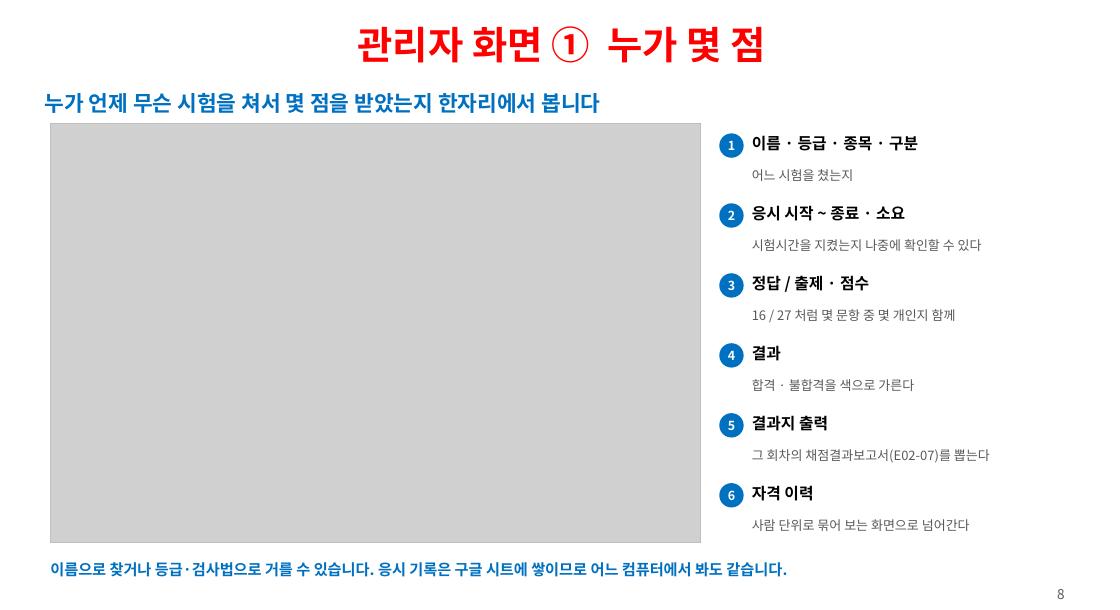
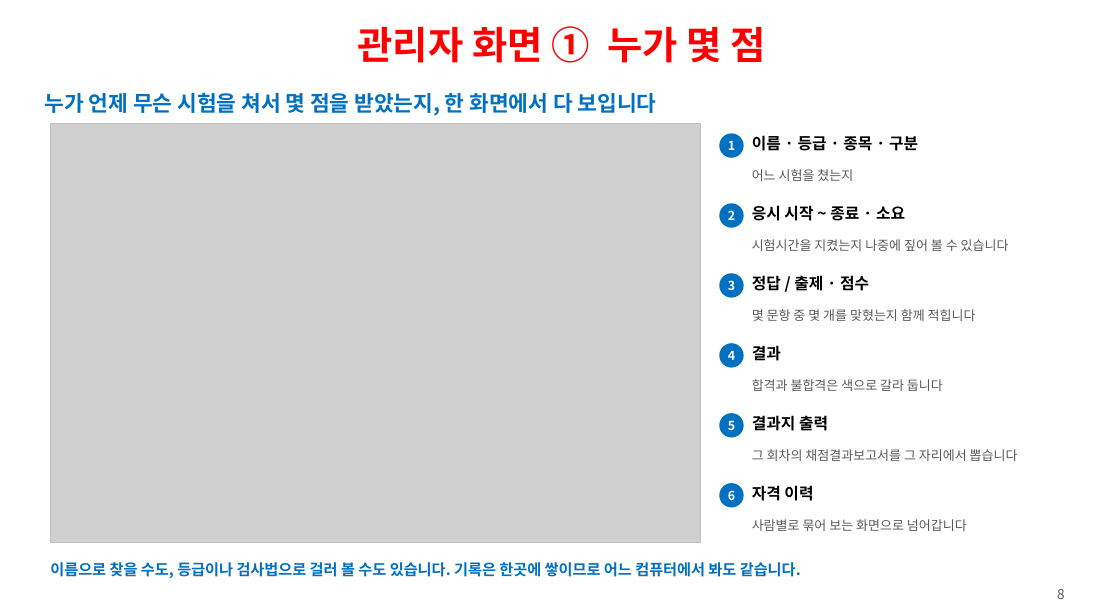
Before and after one commit to ys1277-sys/HIENDT-CBT, a slide deck: slide 8 of docs/발표자료-CBT-2026-08.pptx. Drawn at 1120x610 pixels with LibreOffice and Linux fonts; fonts in the diff are those of the drawing; grey boxes stand for pictures. Boxes give left, top, right and bottom in pixels: in the first picture for what was removed or moved away, otherwise in the second. Text is boxed around its words. In the diff, an @@ line names an element or a change of style, - is before the commit and + after.

```diff
--- a/docs/발표자료-CBT-2026-08.pptx
+++ b/docs/발표자료-CBT-2026-08.pptx
@@ text at <box>45,93,657,116</box>: text changed @@
-누가 언제 무슨 시험을 쳐서 몇 점을 받았는지 한자리에서 봅니다
+누가 언제 무슨 시험을 쳐서 몇 점을 받았는지, 한 화면에서 다 보입니다
@@ text at <box>752,239,1009,251</box>: text changed @@
-시험시간을 지켰는지 나중에 확인할 수 있다
+시험시간을 지켰는지 나중에 짚어 볼 수 있습니다
@@ text at <box>752,309,976,321</box>: text changed @@
-16 / 27 처럼 몇 문항 중 몇 개인지 함께
+몇 문항 중 몇 개를 맞혔는지 함께 적힙니다
@@ text at <box>752,379,943,391</box>: text changed @@
-합격 · 불합격을 색으로 가른다
+합격과 불합격은 색으로 갈라 둡니다
@@ text at <box>752,449,1018,461</box>: text changed @@
-그 회차의 채점결과보고서(E02-07)를 뽑는다
+그 회차의 채점결과보고서를 그 자리에서 뽑습니다
@@ text at <box>752,519,967,531</box>: text changed @@
-사람 단위로 묶어 보는 화면으로 넘어간다
+사람별로 묶어 보는 화면으로 넘어갑니다
@@ text at <box>50,559,801,579</box>: text changed @@
-이름으로 찾거나 등급·검사법으로 거를 수 있습니다. 응시 기록은 구글 시트에 쌓이므로 어느 컴퓨터에서 봐도 같습니다.
+이름으로 찾을 수도, 등급이나 검사법으로 걸러 볼 수도 있습니다. 기록은 한곳에 쌓이므로 어느 컴퓨터에서 봐도 같습니다.
```
Also in this commit, not shown: 27 other slides changed, 1 other file.
